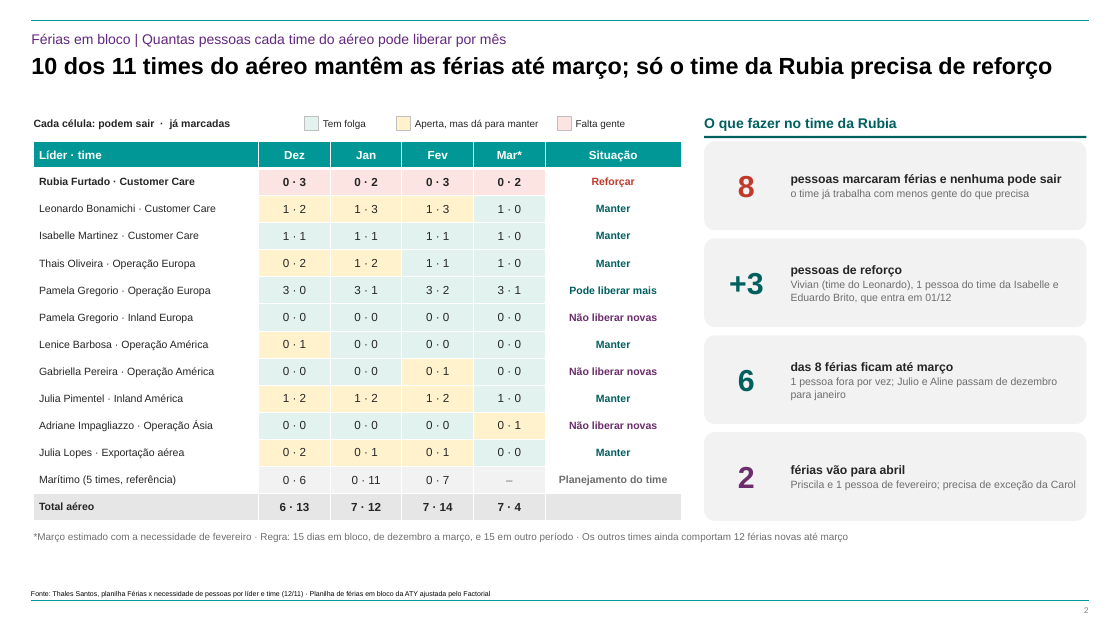
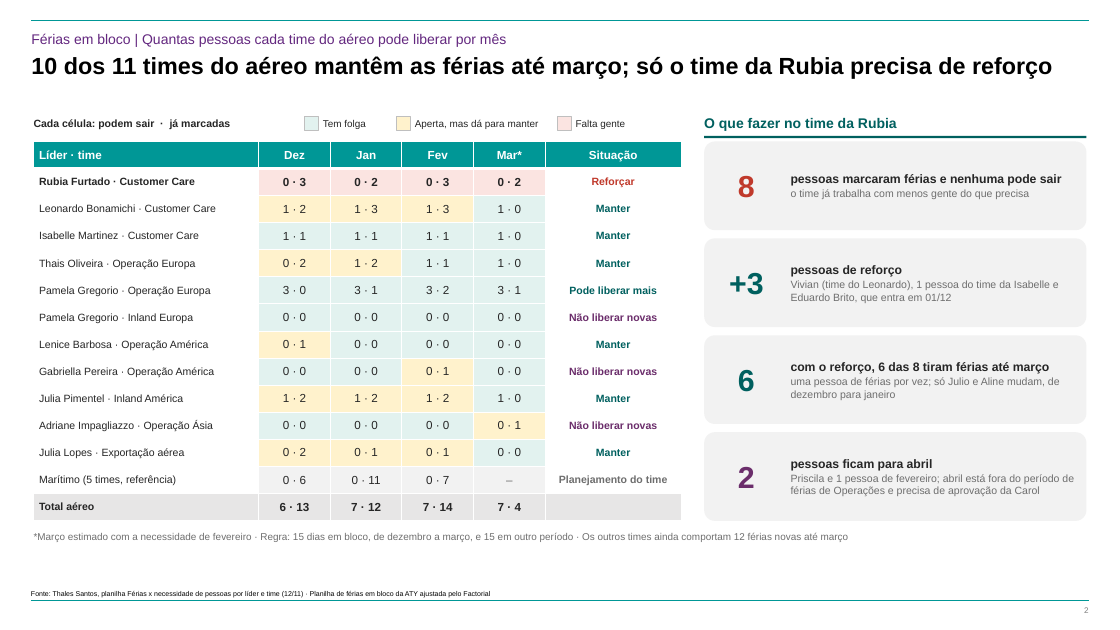
Before and after one commit to suzetemirandasilva5601-cpu/Challenge, a slide deck: slide 2 of 20261112 - ATY - Diagnóstico da Estrutura de Operações - Vagas e Férias.pptx. Drawn at 1120x630 pixels with LibreOffice and Linux fonts; fonts in the diff are those of the drawing; background and template pictures are left out. Boxes give left, top, right and bottom in pixels: in the first picture for what was removed or moved away, otherwise in the second. Text is boxed around its words. In the diff, an @@ line names an element or a change of style, - is before the commit and + after.

Commit message:
Slide 2: textos mais claros nas caixas de março e abril

```diff
--- a/20261112 - ATY - Diagnóstico da Estrutura de Operações - Vagas e Férias.pptx
+++ b/20261112 - ATY - Diagnóstico da Estrutura de Operações - Vagas e Férias.pptx
@@ text at bbox=[791, 362, 1060, 400]: text changed @@
-das 8 férias ficam até março
-1 pessoa fora por vez; Julio e Aline passam de dezembro para janeiro
+com o reforço, 6 das 8 tiram férias até março
+uma pessoa de férias por vez; só Julio e Aline mudam, de dezembro para janeiro
@@ text at bbox=[791, 459, 1074, 496]: text changed @@
-férias vão para abril
-Priscila e 1 pessoa de fevereiro; precisa de exceção da Carol
+pessoas ficam para abril
+Priscila e 1 pessoa de fevereiro; abril está fora do período de férias de Operações e precisa de aprovação da Carol
```
Also in this commit, not shown: 1 other file.
